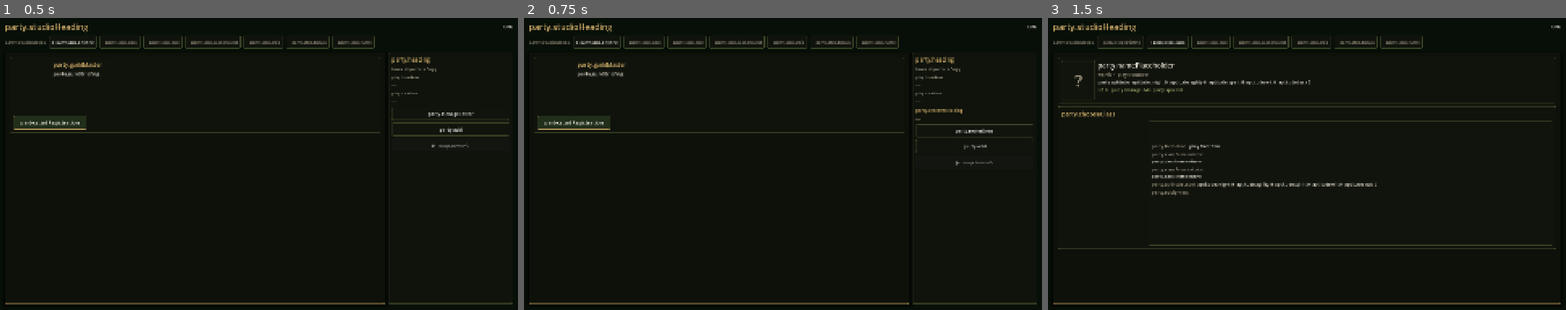
Above: before the commit, frames 1-3 (left to right).
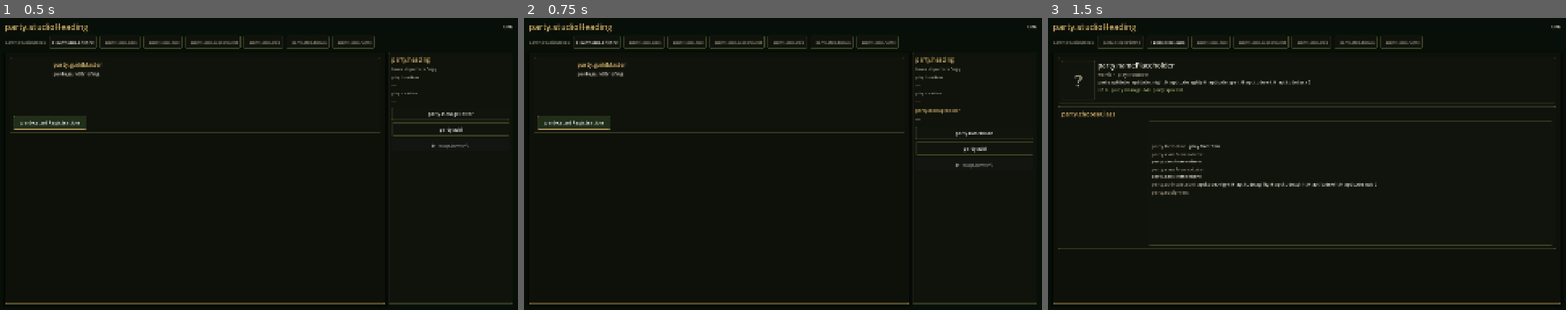
Above: after the commit, the same moments.

Repository: kino-6/black-stela
Game: Godot game, scene res://scenes/guild.tscn
Same seed, same stepped clock (60 frames per second), same inputs: the game is played once before the commit and once after it. This scene is started directly instead of the project's main scene.
Inputs:
- Up to frame 1 (0.5 s): no input
- Up to frame 2 (0.75 s): click "party.manageRoster" at 0.5 s
- Up to frame 3 (1.5 s): click "party.startRegistration" at 1.25 s

Frame 1 is identical in both runs. In frame 2, 0.6% of the frame differs, in the area x 75-99%, y 30-52%; in frame 3, nothing differs.

Commit message:
feat(guild): #9A edit an EXISTING adventurer's identity (rename/情報修正) in the Godot roster (playtest)
The Godot guild was creation-only — no way to rename or fix an adventurer's info after registration
("ギルドで名前変更できない / 冒険者情報の修正できないの？"). The 名簿を整える roster now lists every member
(party + reserve) as selectable; picking one opens name/title/記録 fields prefilled from their current
identity, and 保存 commits through the durable `edit_member_identity` rule (trims; covers party/reserve/
retired), matching React's roster edit. Reuses the existing party.editName/Title/Notes keys, so ux-parity is
unchanged. guild-controller + ux-parity green.

(#9B image import — FileDialog → data URL portrait — is the next piece; the storage decision is data URL.)

Co-Authored-By: Claude Opus 4.8 <noreply@anthropic.com>

Diff:
--- a/godot/scripts/guild.gd
+++ b/godot/scripts/guild.gd
@@ -31,6 +31,7 @@
 const Draft := preload("res://scripts/guild_draft.gd")
 const CharacterCreation := preload("res://scripts/rules/character_creation.gd")
 const Techniques := preload("res://scripts/rules/techniques.gd")
+const SliceRules := preload("res://scripts/rules/slice_rules.gd")
 
 const STEPS := ["briefing", "class", "face", "background", "trait", "bonus", "name"]
 const APTITUDE_KEYS := ["might", "agility", "spirit", "wit", "luck"]
@@ -46,6 +47,9 @@
 var _step: String = "briefing"
 var _draft: Dictionary = {}
 var _roster_open: bool = false
+# Roster EDIT: which existing member is being edited, and the working copy of their identity fields.
+var _roster_selected_id: String = ""
+var _roster_draft: Dictionary = {}
 var _event_text: String = ""
 
 var _pending_focus: Control = null   # where this step lands the cursor when it opens
@@ -634,12 +638,31 @@
 	# recall / retire) is the town's guild counter — this opens the same list so the hall is not a dead
 	# end while the party is still being built.
 	if _roster_open:
-		col.add_child(UI.label(I18n.t("party.reserveHeading"), 16, UI.GOLD))
-		var reserve: Array = state().get("reserve", [])
-		if reserve.is_empty():
+		col.add_child(UI.label(I18n.t("party.manageRoster"), 16, UI.GOLD))
+		# Every registered adventurer — party AND reserve — is selectable, so names/来歴 can be corrected
+		# after registration (playtest: "ギルドで名前変更できない / 冒険者情報の修正できないの？").
+		var everyone: Array = []
+		everyone.append_array(state().get("party", []))
+		everyone.append_array(state().get("reserve", []))
+		if everyone.is_empty():
 			col.add_child(UI.label("—", 15, UI.DIM))
-		for member in reserve:
-			col.add_child(UI.label(String(member.get("name", "?")), 15, UI.INK))
+		var picker := UI.row()
+		for member in everyone:
+			var mid := String(member.get("id", ""))
+			var pick := UI.button(String(member.get("name", "?")), func(): _roster_select(mid), Vector2(150, 34), 14)
+			if mid == _roster_selected_id:
+				pick.add_theme_color_override("font_color", UI.GOLD)
+			_claim(pick, "roster:%s" % mid)
+			picker.add_child(pick)
+		col.add_child(picker)
+		var editing := _member_by_id(_roster_selected_id)
+		if not editing.is_empty():
+			col.add_child(_roster_field(I18n.t("party.editName"), String(_roster_draft.get("name", "")), I18n.t("party.namePlaceholder"), "name"))
+			col.add_child(_roster_field(I18n.t("party.editTitle"), String(_roster_draft.get("title", "")), I18n.t("party.titlePlaceholder"), "title"))
+			col.add_child(_roster_field(I18n.t("party.editNotes"), String(_roster_draft.get("notes", "")), I18n.t("party.notesPlaceholder"), "notes"))
+			var save := UI.button(I18n.t("party.editSave"), func(): _save_roster_edit(), Vector2(200, 40), 16)
+			_claim(save, "roster:save")
+			col.add_child(save)
 		col.add_child(UI.button(I18n.t("party.rosterDone"), func(): _set_roster(false), Vector2(200, 40), 16))
 	else:
 		col.add_child(UI.button(I18n.t("party.manageRoster"), func(): _set_roster(true), Vector2(220, 40), 16))
@@ -737,6 +760,67 @@
 
 func _set_roster(open: bool) -> void:
 	_roster_open = open
+	if not open:
+		_roster_selected_id = ""
+	_rebuild()
+
+func _member_by_id(id: String) -> Dictionary:
+	if id == "":
+		return {}
+	for member in state().get("party", []):
+		if String(member.get("id", "")) == id:
+			return member
+	for member in state().get("reserve", []):
+		if String(member.get("id", "")) == id:
+			return member
+	return {}
+
+# Select an existing member to edit; seed the working draft from their current identity.
+func _roster_select(id: String) -> void:
+	_roster_selected_id = id
+	var m := _member_by_id(id)
+	_roster_draft = {
+		"name": String(m.get("name", "")),
+		"title": String(m.get("title", "")),
+		"notes": String(m.get("notes", "")),
+		"accentColor": String(m.get("accentColor", "#c9a765"))
+	}
+	_focus_key = "roster:%s" % id
+	_rebuild()
+
+# A plain identity LineEdit for the roster editor — no reroll dice (that targets the CREATION draft).
+func _roster_field(label_text: String, value: String, placeholder: String, field: String) -> Control:
+	var box := UI.col(4)
+	box.add_child(UI.label(label_text, 15, UI.DIM))
+	var edit := LineEdit.new()
+	edit.text = value
+	edit.placeholder_text = placeholder
+	edit.custom_minimum_size = Vector2(360, 40)
+	edit.add_theme_font_size_override("font_size", 18)
+	edit.text_changed.connect(func(v: String): _roster_draft[field] = v)
+	box.add_child(edit)
+	return box
+
+# Commit the edit through the durable rule (trims, and covers party/reserve/retired), then write state back.
+func _save_roster_edit() -> void:
+	if _roster_selected_id == "" or String(_roster_draft.get("name", "")).strip_edges() == "":
+		return
+	var command := {
+		"type": "edit_member_identity",
+		"characterId": _roster_selected_id,
+		"name": String(_roster_draft.get("name", "")),
+		"title": String(_roster_draft.get("title", "")),
+		"notes": String(_roster_draft.get("notes", "")),
+		"accentColor": String(_roster_draft.get("accentColor", "#c9a765"))
+	}
+	var result: Dictionary = SliceRules.resolve(state(), command, _world, _engine())
+	var next: Dictionary = result.get("state", state())
+	if _run != null:
+		_run.state = next
+	else:
+		_fallback_state = next
+	_event_text = "%s: %s" % [I18n.t("party.review"), String(_roster_draft.get("name", ""))]
+	_focus_key = "roster:%s" % _roster_selected_id
 	_rebuild()
 
 func _register() -> void:
